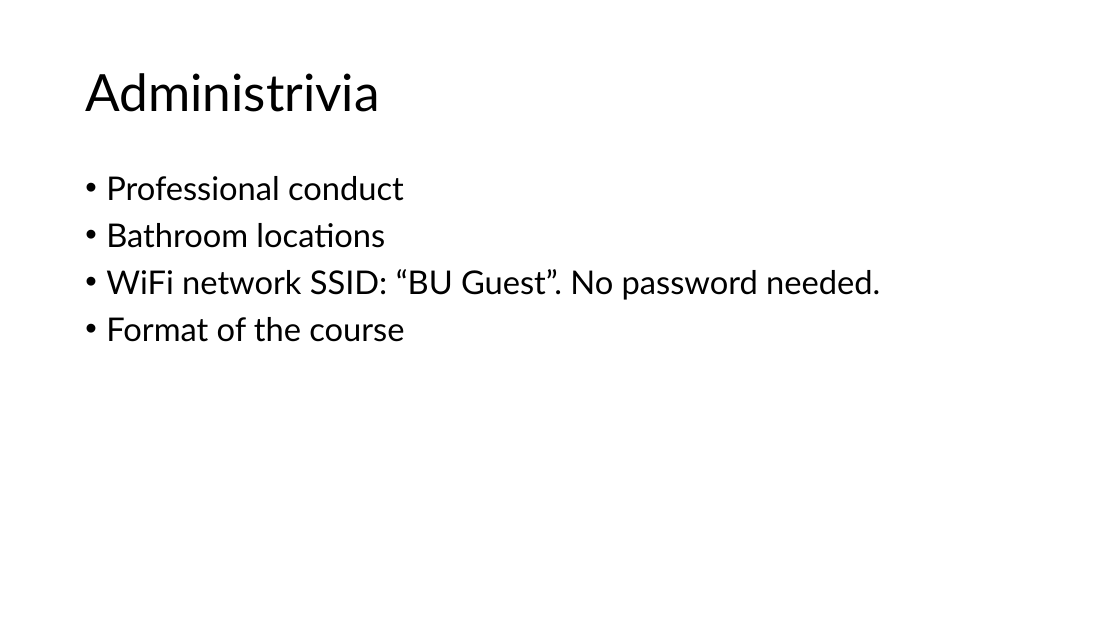
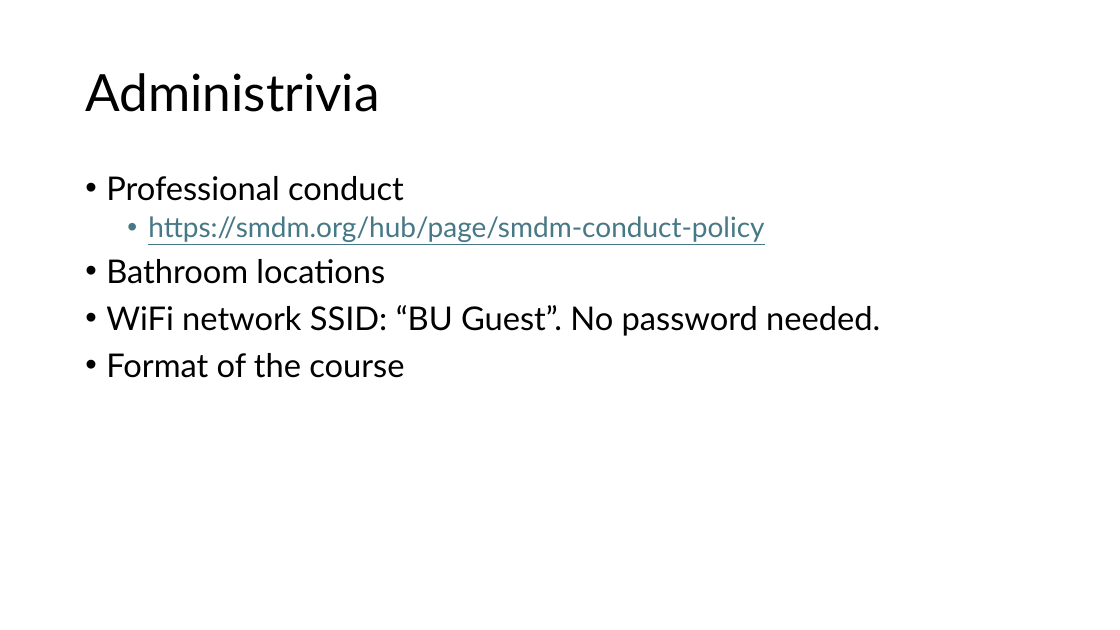
Before and after one commit to ttrikalin/des-R-course, a slide deck: slide 4 of master_files/materials/00_agenda.pptx. Drawn at 1120x630 pixels with LibreOffice and Linux fonts; fonts in the diff are those of the drawing. Boxes give left, top, right and bottom in pixels: in the first picture for what was removed or moved away, otherwise in the second. Text is boxed around its words. In the diff, an @@ line names an element or a change of style, - is before the commit and + after.

```diff
--- a/master_files/materials/00_agenda.pptx
+++ b/master_files/materials/00_agenda.pptx
@@ text at box(148, 216, 764, 242): paragraph added @@
+  • https://smdm.org/hub/page/smdm-conduct-policy
```
Also in this commit, not shown: 2 other slides changed, 6 other files.
